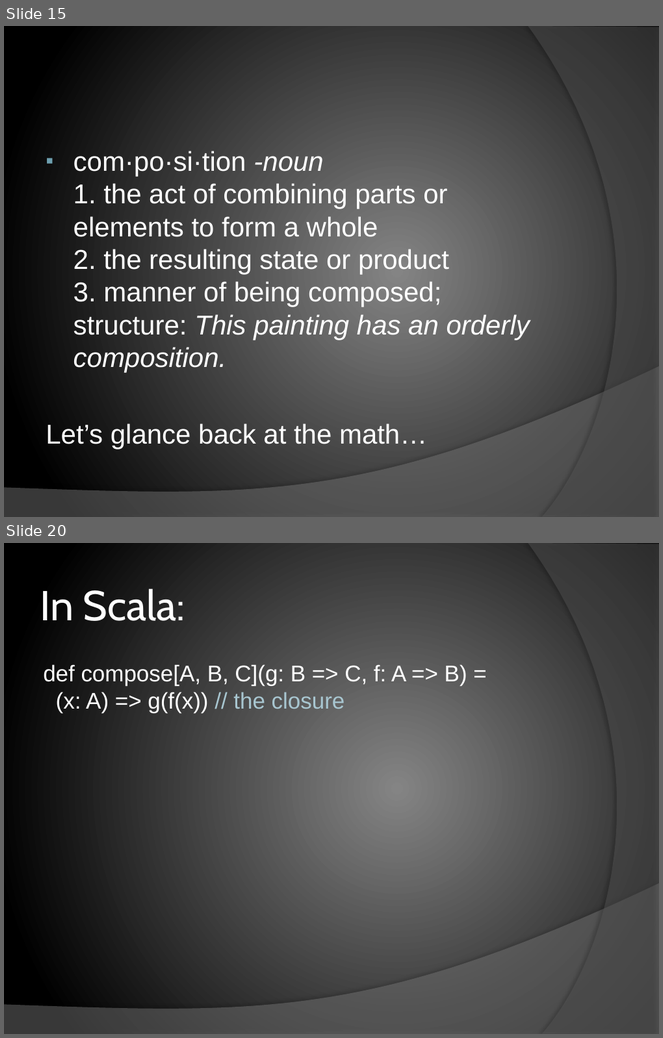
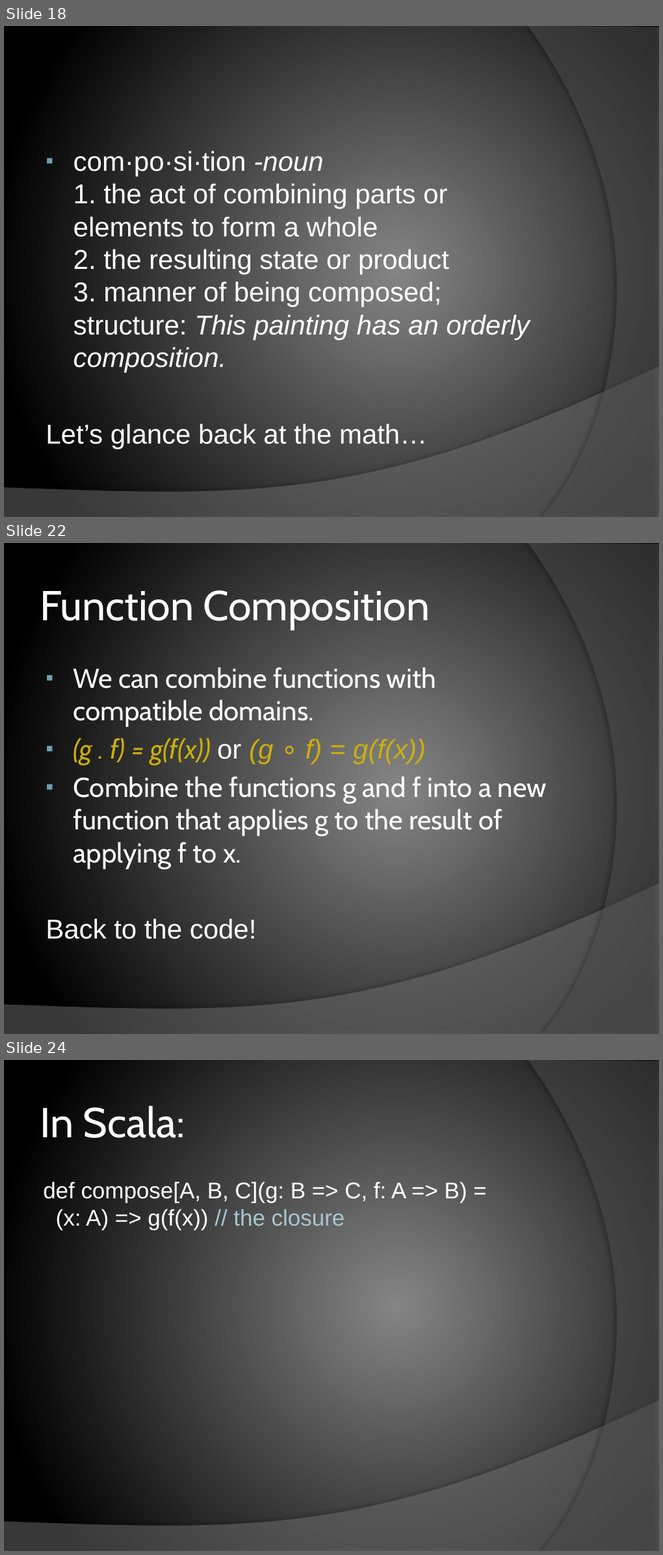
Before and after one commit to chrislewis/JaxFunc_0_ImperativelyFunctional, a slide deck: JaxFunc.pptx. Shown one above the other, each under a label of ours: slides 15 and 20 before the commit, slides 18, 22 and 24 after it; the slides between them are not shown. The pictures are 663x1038 and 663x1555 pixels, drawn with LibreOffice and Linux fonts; fonts in the diff are those of the drawing. Boxes give left, top, right and bottom in pixels: in the first picture for what was removed or moved away, otherwise in the second. Text is boxed around its words. In the diff, an @@ line names an element or a change of style, - is before the commit and + after.

```diff
--- a/JaxFunc.pptx
+++ b/JaxFunc.pptx
@@ slide 22 added at box(4, 543, 659, 1034), background gradient #848484 to #000000; not listed: 2 template elements that a slide beside it also shows @@
@@ title added at box(40, 590, 430, 629), 46 pt, text #FFFFFF @@
+Function Composition
@@ text added at box(46, 667, 547, 939), 30 pt, text #FFFFFF @@
+▪ We can combine functions with compatible domains.
+▪ (g . f) = g(f(x)) or (g ∘ f) = g(f(x))
+▪ Combine the functions g and f into a new function that applies g to the result of applying f to x.
+Back to the code!
@@ what was slide 15 is now slide 18 @@
@@ what was slide 20 is now slide 24 @@
```
Also in this commit, not shown: 8 slides changed, 3 other slides added.
